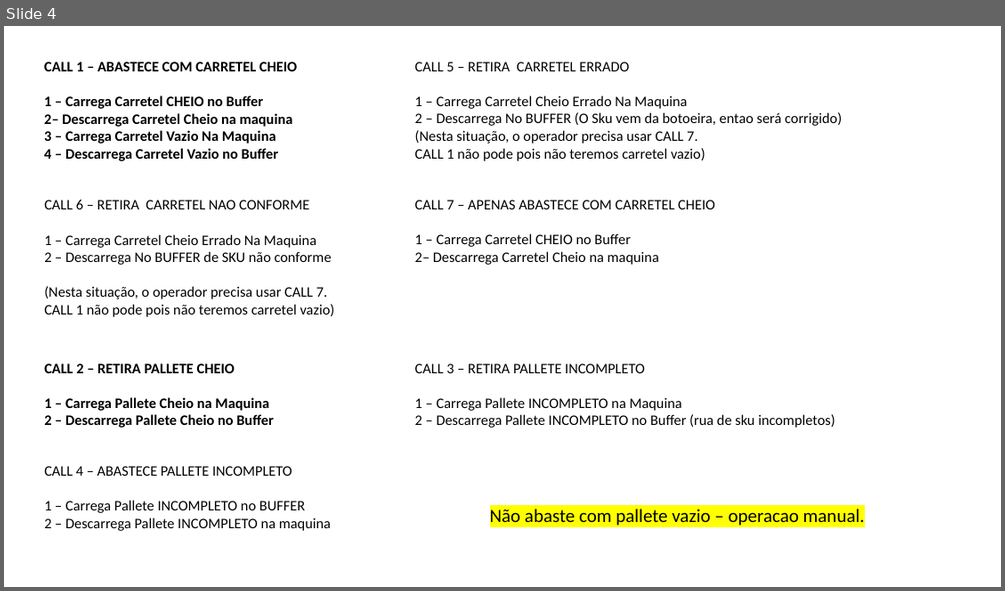
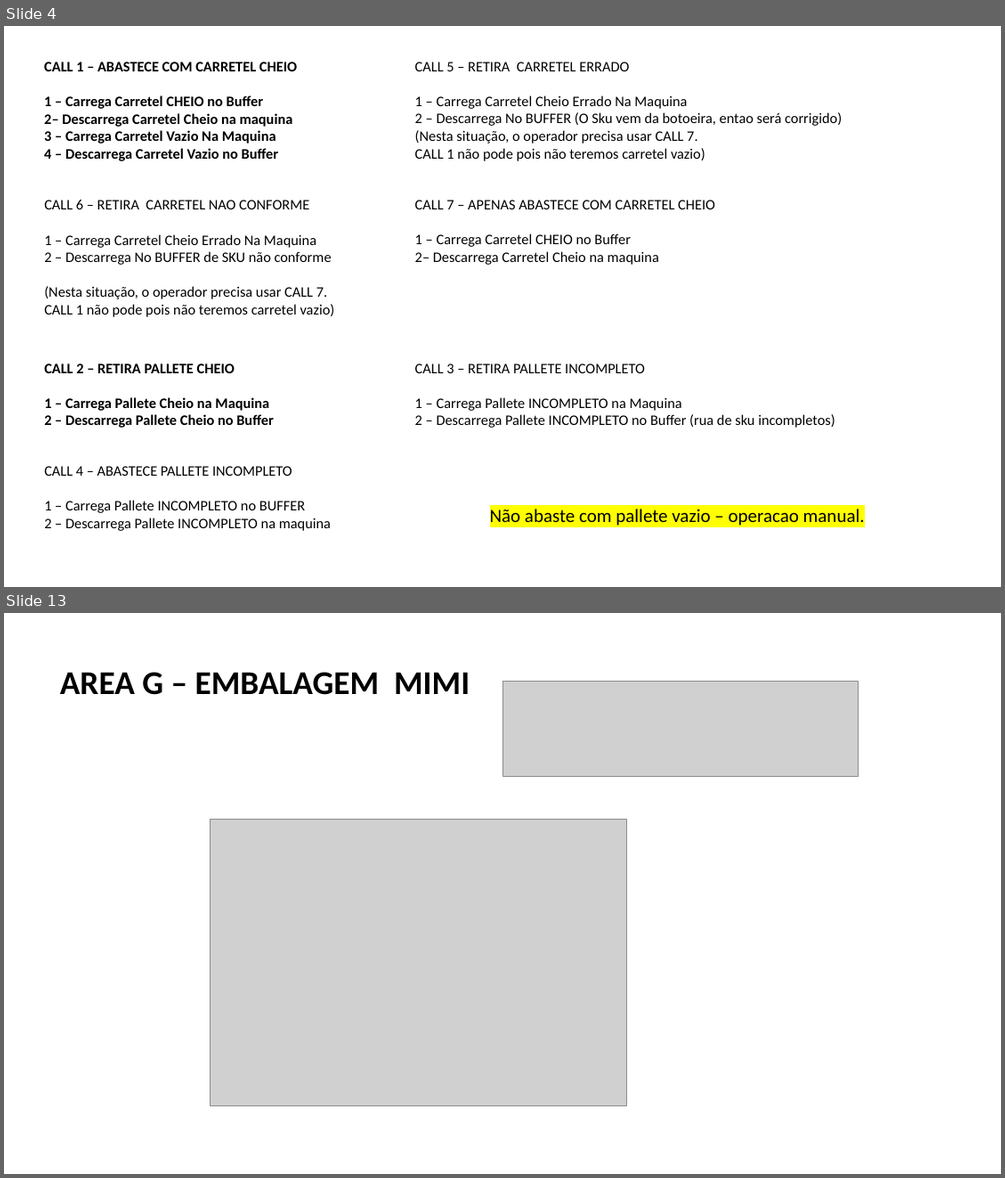
Before and after one commit to fdmartins/tunkers-warehouse-manager, a slide deck: docs/PROCESSO DETALHADO FABIO.pptx. Shown one above the other, each under a label of ours: slide 4 before the commit, slides 4 and 13 after it; the slides between them are not shown. The pictures are 1005x591 and 1005x1178 pixels, drawn with LibreOffice and Linux fonts; fonts in the diff are those of the drawing; grey boxes stand for pictures. Boxes give left, top, right and bottom in pixels: in the first picture for what was removed or moved away, otherwise in the second. Text is boxed around its words. In the diff, an @@ line names an element or a change of style, - is before the commit and + after.

```diff
--- a/docs/PROCESSO DETALHADO FABIO.pptx
+++ b/docs/PROCESSO DETALHADO FABIO.pptx
@@ slide 13 added at (4,613,1001,1174), background #FFFFFF @@
@@ text added at (60,672,469,695), 32 pt, text #000000, bold @@
+AREA G – EMBALAGEM MIMI
@@ picture added at (502,681,858,775) @@
@@ picture added at (210,819,627,1106) @@
```
Also in this commit, not shown: 14 other slides added, 58 other files.
